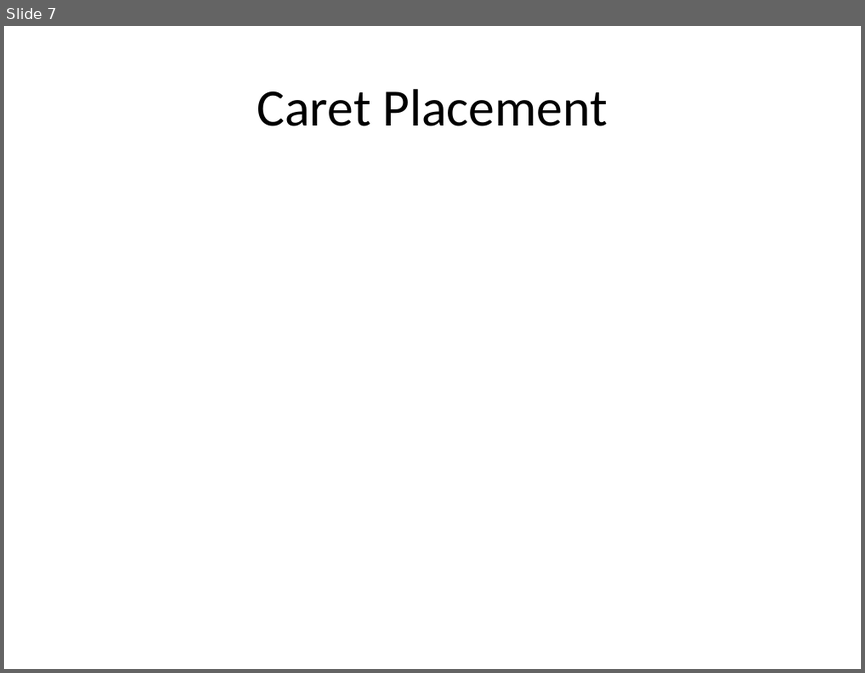
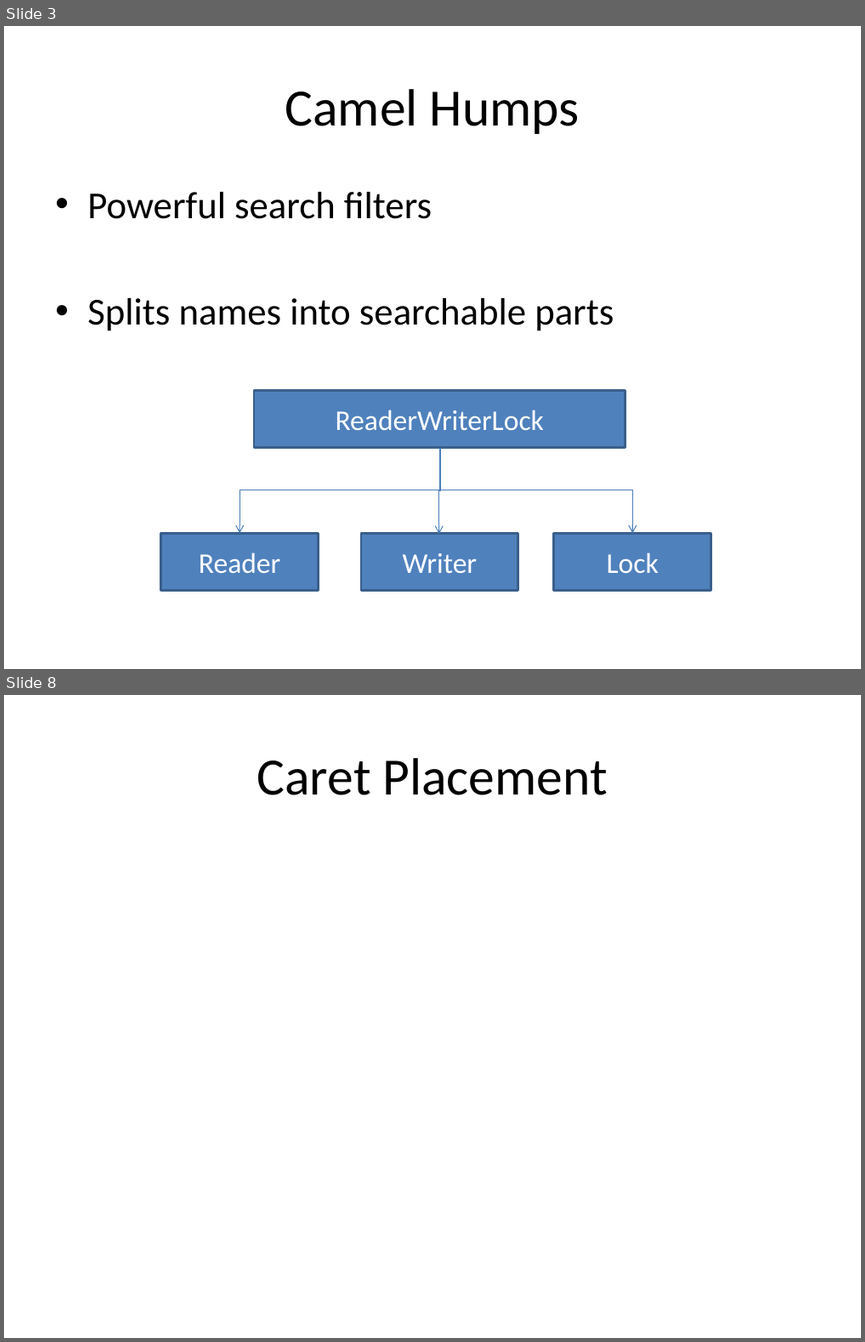
Before and after one commit to rasmuskl/ReSharperCourse, a slide deck: Presentations/2 - Exercises - ReSharper Course.pptx. Shown one above the other, each under a label of ours: slide 7 before the commit, slides 3 and 8 after it; the slides between them are not shown. The pictures are 865x673 and 865x1342 pixels, drawn with LibreOffice and Linux fonts; fonts in the diff are those of the drawing. Boxes give left, top, right and bottom in pixels: in the first picture for what was removed or moved away, otherwise in the second. Text is boxed around its words. In the diff, an @@ line names an element or a change of style, - is before the commit and + after.

```diff
--- a/Presentations/2 - Exercises - ReSharper Course.pptx
+++ b/Presentations/2 - Exercises - ReSharper Course.pptx
@@ slide 3 added at box(4, 26, 861, 669), background #FFFFFF @@
@@ title added at box(285, 89, 579, 134), 44 pt, text #000000 @@
+Camel Humps
@@ text added at box(87, 192, 613, 331), 32 pt, text #000000 @@
+• Powerful search filters
+• Splits names into searchable parts
@@ group added at box(160, 390, 711, 590): 4 rectangles, 3 elbow arrows @@
+ReaderWriterLock
+Reader
+Writer
+Lock
@@ what was slide 7 is now slide 8 @@
```
Also in this commit, not shown: 2 slides changed, 4 other slides added, 4 slides removed, 2 other files.
